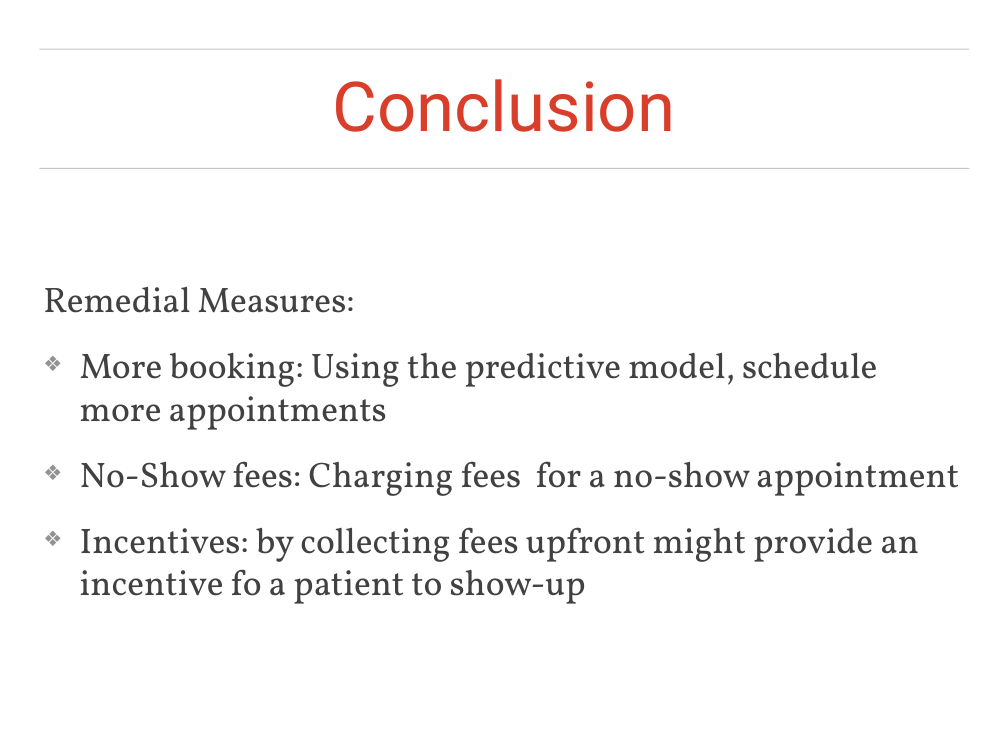
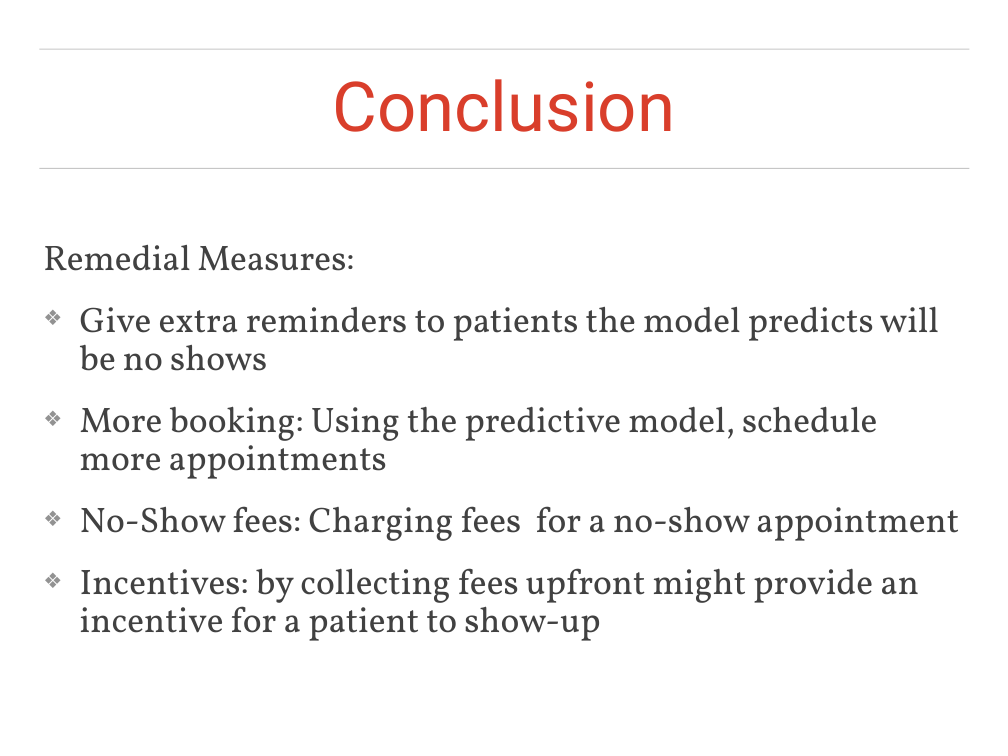
Before and after one commit to cooldude679/3253Team4, a slide deck: slide 11 of Team4_PPT_01.pptx. Drawn at 1008x756 pixels with LibreOffice and Linux fonts; fonts in the diff are those of the drawing; background and template pictures are left out. Boxes give left, top, right and bottom in pixels: in the first picture for what was removed or moved away, otherwise in the second. Text is boxed around its words. In the diff, an @@ line names an element or a change of style, - is before the commit and + after.

```diff
--- a/Team4_PPT_01.pptx
+++ b/Team4_PPT_01.pptx
@@ text at (43, 245, 959, 541): line spacing 1 to 0.9 @@
@@ text at (80, 306, 939, 371): paragraph added @@
+❖ Give extra reminders to patients the model predicts will be no shows
@@ text at (80, 568, 919, 641): text changed @@
-❖ Incentives: by collecting fees upfront might provide an incentive fo a patient to show-up
+❖ Incentives: by collecting fees upfront might provide an incentive for a patient to show-up
```
Also in this commit, not shown: 3 other slides changed.
